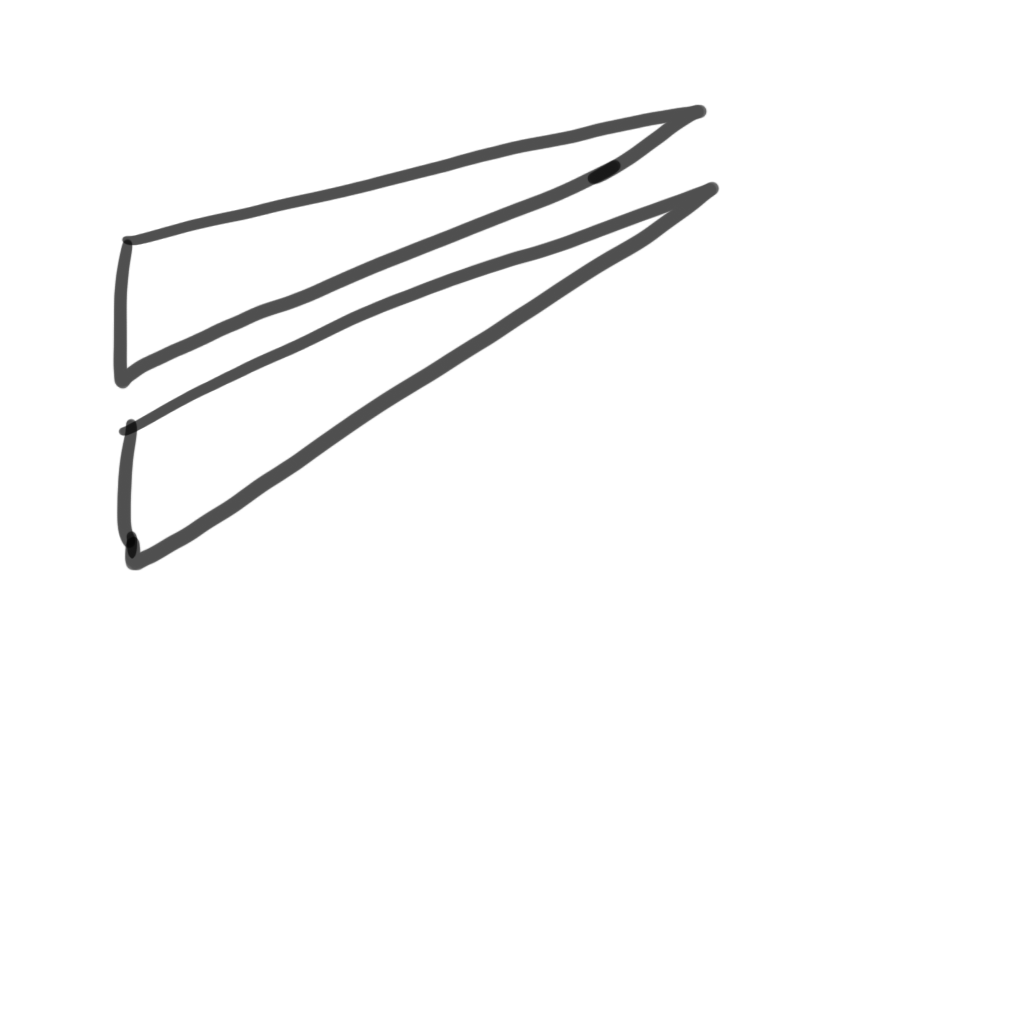
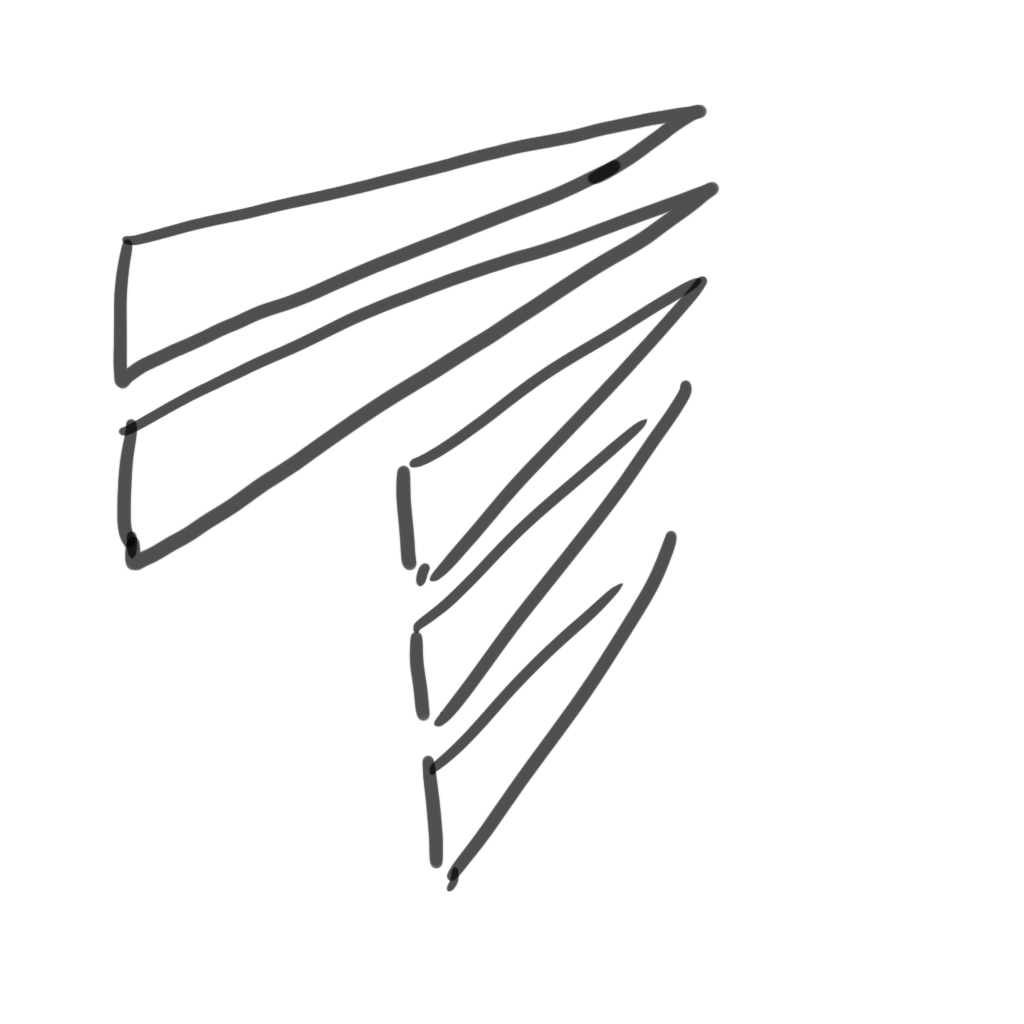
Two versions of the same layered image (1024x1024). Layer-by-layer changes:
painted on "レイヤー 2" over [left=395, top=276, right=708, bottom=892]
